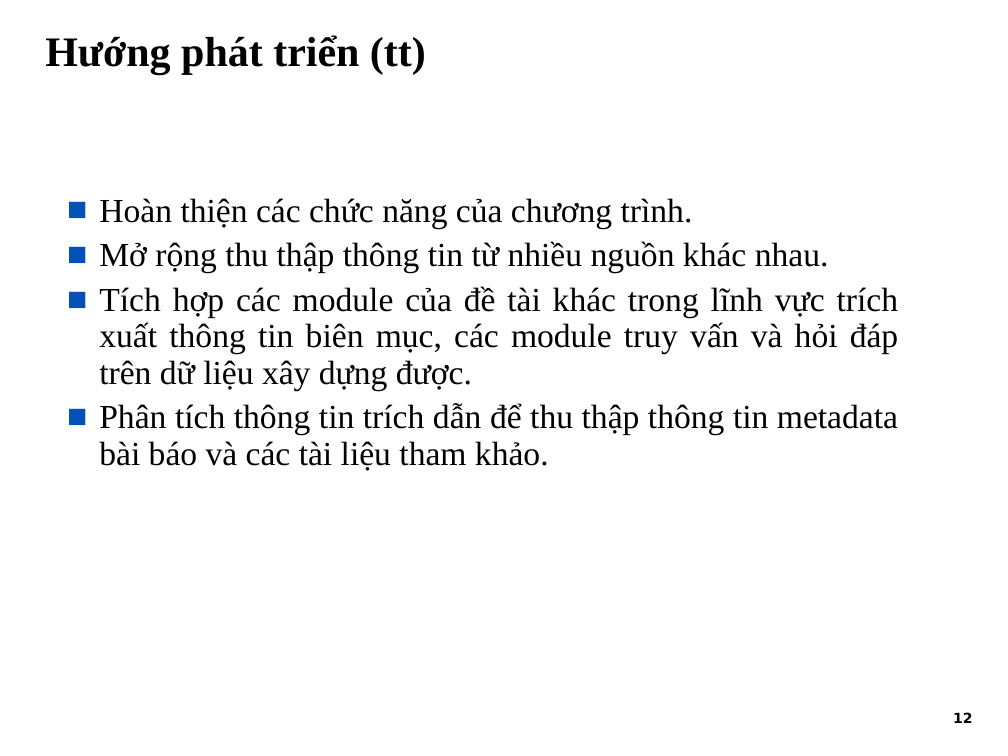
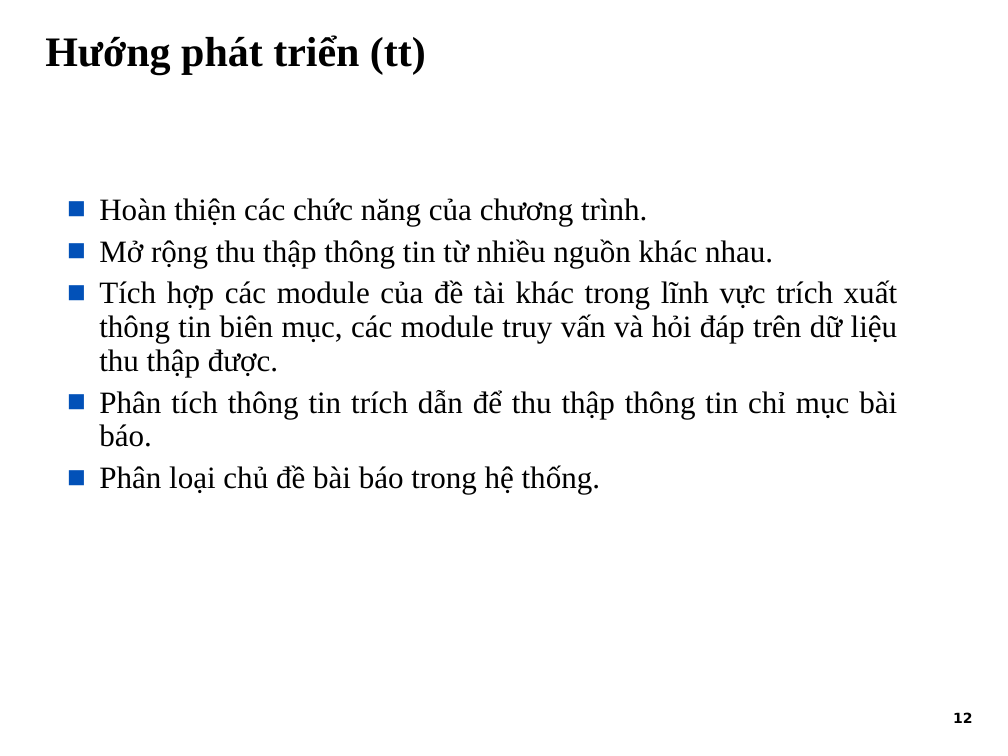
Before and after one commit to tiendv/detaitotnghiep, a slide deck: slide 13 of Report/Slide Baove/Final_slide.ppt. Drawn at 1008x756 pixels with LibreOffice and Linux fonts; fonts in the diff are those of the drawing; background and template pictures are left out. Boxes give left, top, right and bottom in pixels: in the first picture for what was removed or moved away, otherwise in the second. Text is boxed around its words. In the diff, an @@ line names an element or a change of style, - is before the commit and + after.

```diff
--- a/Report/Slide Baove/Final_slide.ppt
+++ b/Report/Slide Baove/Final_slide.ppt
@@ text at (x1=99, y1=198, x2=773, y2=267): size 24 to 22.2 pt in "Hoàn thiện các chức năng của chương ...", "Mở rộng thu thập thông tin từ ..." @@
@@ text at (x1=99, y1=280, x2=898, y2=494): text changed; size 24 to 22.2 pt @@
-■ Tích hợp các module của đề tài khác trong lĩnh vực trích xuất thông tin biên mục, các module truy vấn và hỏi đáp trên dữ liệu xây dựng được.
-■ Phân tích thông tin trích dẫn để thu thập thông tin metadata bài báo và các tài liệu tham khảo.
+■ Tích hợp các module của đề tài khác trong lĩnh vực trích xuất thông tin biên mục, các module truy vấn và hỏi đáp trên dữ liệu thu thập được.
+■ Phân tích thông tin trích dẫn để thu thập thông tin chỉ mục bài báo.
+■ Phân loại chủ đề bài báo trong hệ thống.
```
Also in this commit, not shown: 7 other slides changed.
